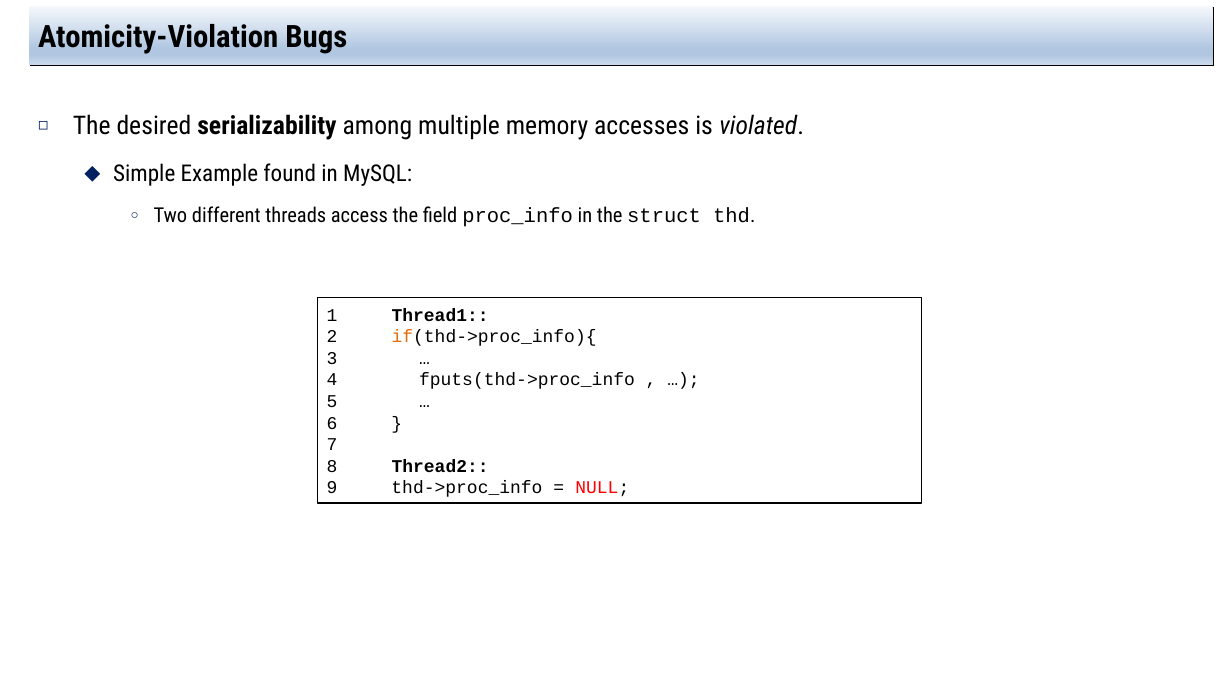
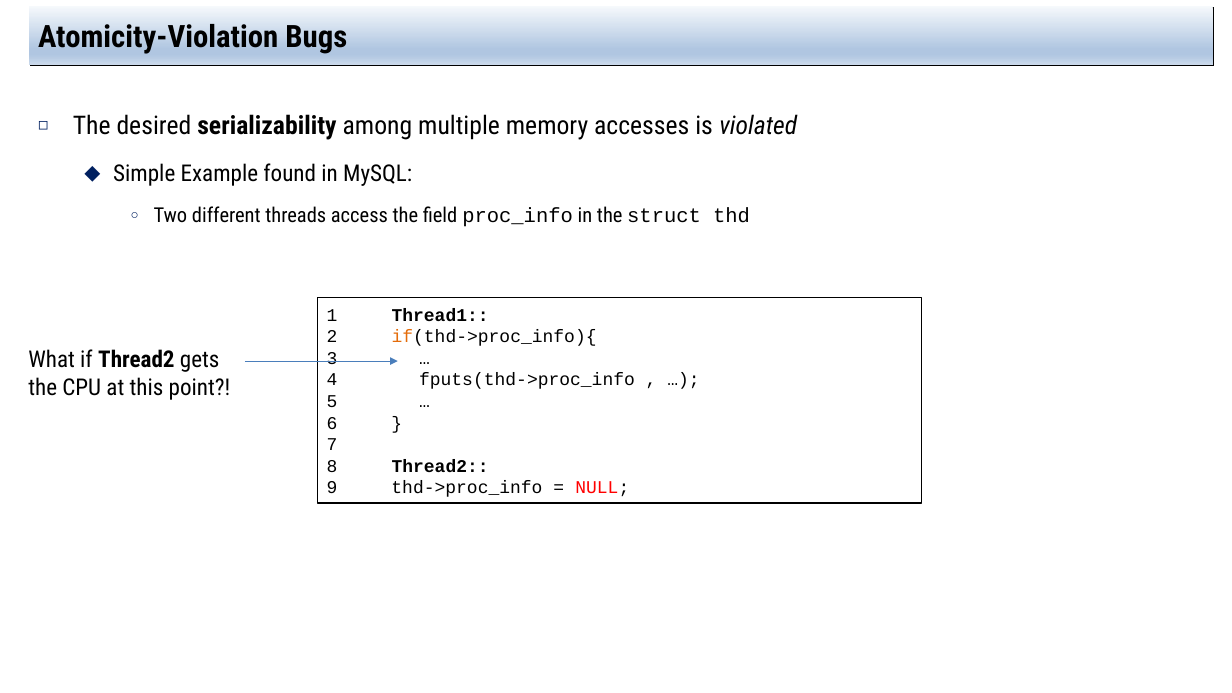
Before and after one commit to jachermocilla/extra-course-materials, a slide deck: slide 8 of cmsc125/ostep/slides/02.Concurrency/32.Common_Concurrency_Problems.pptx. Drawn at 1232x693 pixels with LibreOffice and Linux fonts; fonts in the diff are those of the drawing. Boxes give left, top, right and bottom in pixels: in the first picture for what was removed or moved away, otherwise in the second. Text is boxed around its words. In the diff, an @@ line names an element or a change of style, - is before the commit and + after.

```diff
--- a/cmsc125/ostep/slides/02.Concurrency/32.Common_Concurrency_Problems.pptx
+++ b/cmsc125/ostep/slides/02.Concurrency/32.Common_Concurrency_Problems.pptx
@@ text at [73, 114, 797, 140]: text changed @@
-◻ The desired serializability among multiple memory accesses is violated.
+◻ The desired serializability among multiple memory accesses is violated
@@ text at [154, 206, 750, 227]: text changed @@
-    ○ Two different threads access the field proc_info in the struct thd.
+    ○ Two different threads access the field proc_info in the struct thd
@@ text added at [28, 349, 231, 400], 18 pt, text #000000 @@
+What if Thread2 gets the CPU at this point?!
@@ arrow added from (245, 361) to (397, 361), #4B7EBC 0.75 pt @@
```
Also in this commit, not shown: 21 other slides changed, 1 other file.
